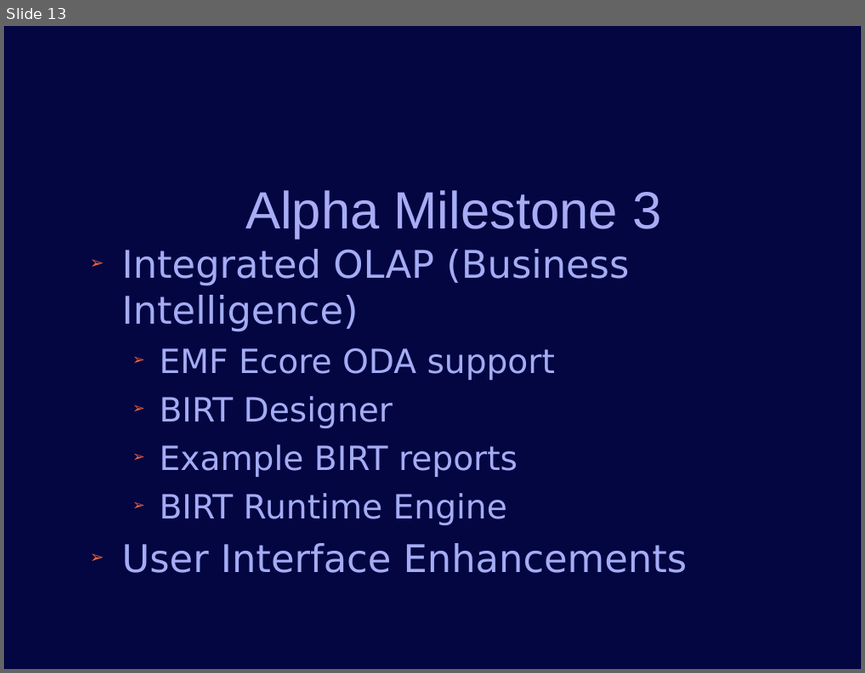
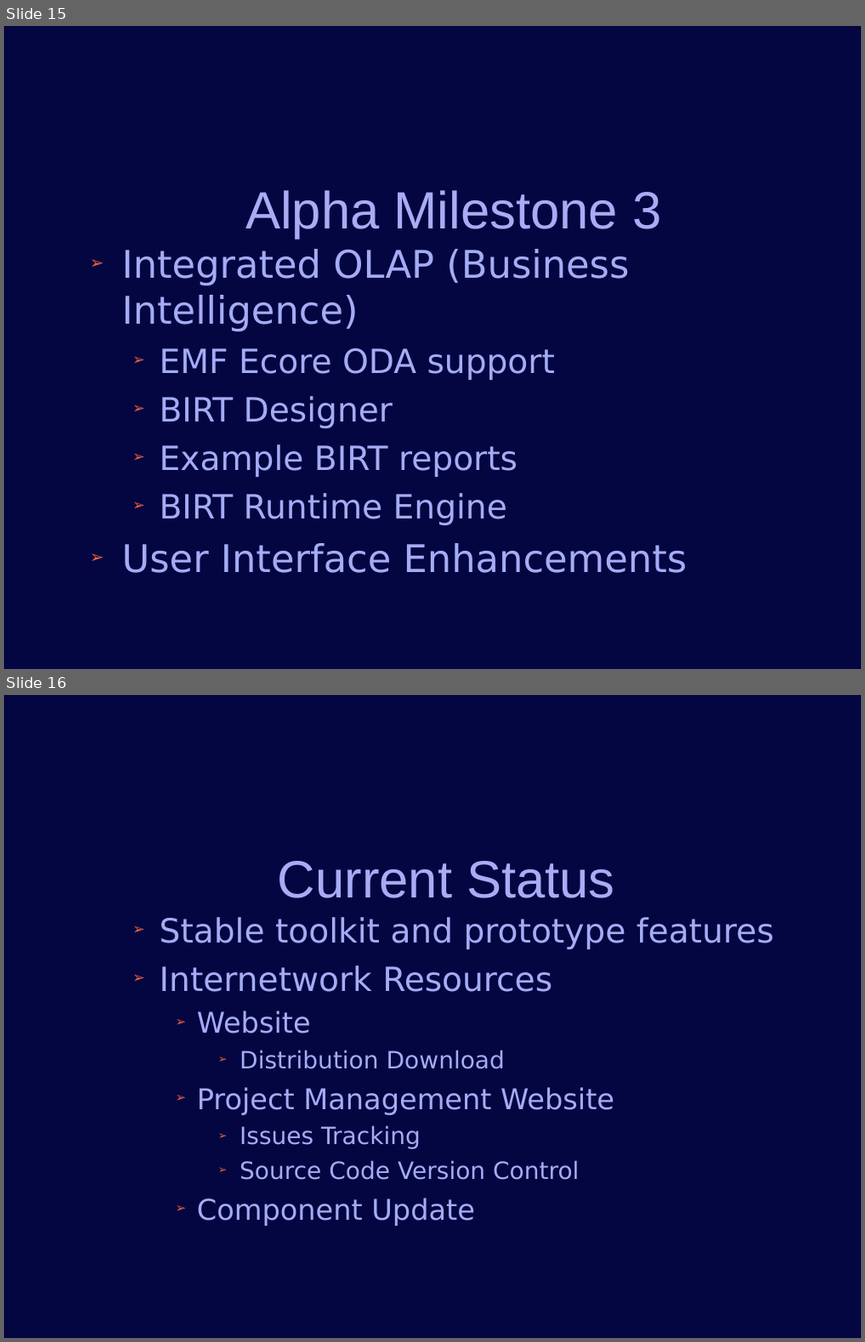
Before and after one commit to jconlon/Tracker, a slide deck: tracker/trunk/com.verticon.tracker.documentation/src/Tracker Introduction.odp. Shown one above the other, each under a label of ours: slide 13 before the commit, slides 15 and 16 after it. The pictures are 865x673 and 865x1342 pixels, drawn with LibreOffice and Linux fonts; fonts in the diff are those of the drawing; background and template pictures are left out. Boxes give left, top, right and bottom in pixels: in the first picture for what was removed or moved away, otherwise in the second. Text is boxed around its words. In the diff, an @@ line names an element or a change of style, - is before the commit and + after.

```diff
--- a/tracker/trunk/com.verticon.tracker.documentation/src/Tracker Introduction.odp
+++ b/tracker/trunk/com.verticon.tracker.documentation/src/Tracker Introduction.odp
@@ slide 16 added at (4, 695, 861, 1338), background #040642 @@
@@ title added at (278, 861, 614, 898), 44 pt, text #A8ACF4 @@
+Current Status
@@ text added at (160, 917, 774, 1225), 20 pt, text #A4ACF4 @@
+  ➢ Stable toolkit and prototype features
+  ➢ Internetwork Resources
+    ➢ Website
+      ➢ Distribution Download
+    ➢ Project Management Website
+      ➢ Issues Tracking
+      ➢ Source Code Version Control
+    ➢ Component Update
@@ what was slide 13 is now slide 15 @@
```
Also in this commit, not shown: 6 slides changed, 4 other slides added, 2 slides removed.
